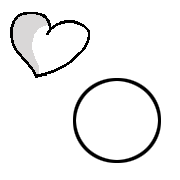
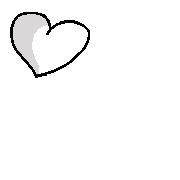
Layered file, before and after one edit (180 × 180). Changes by layer:
painted on "Capa 2" over [73, 78, 161, 163]
